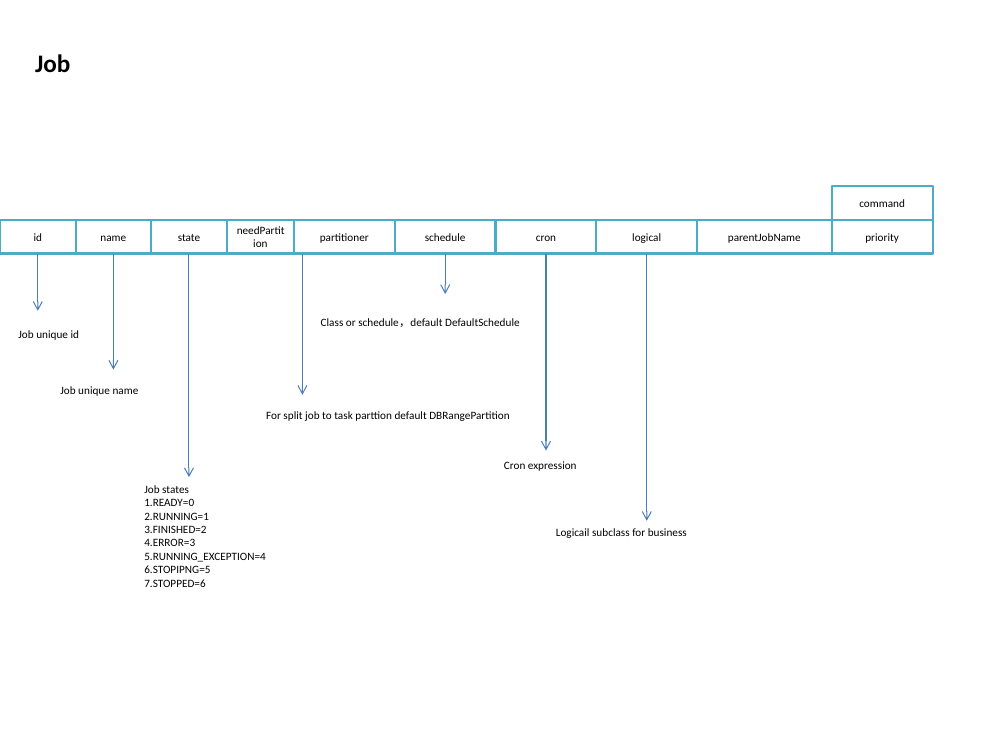
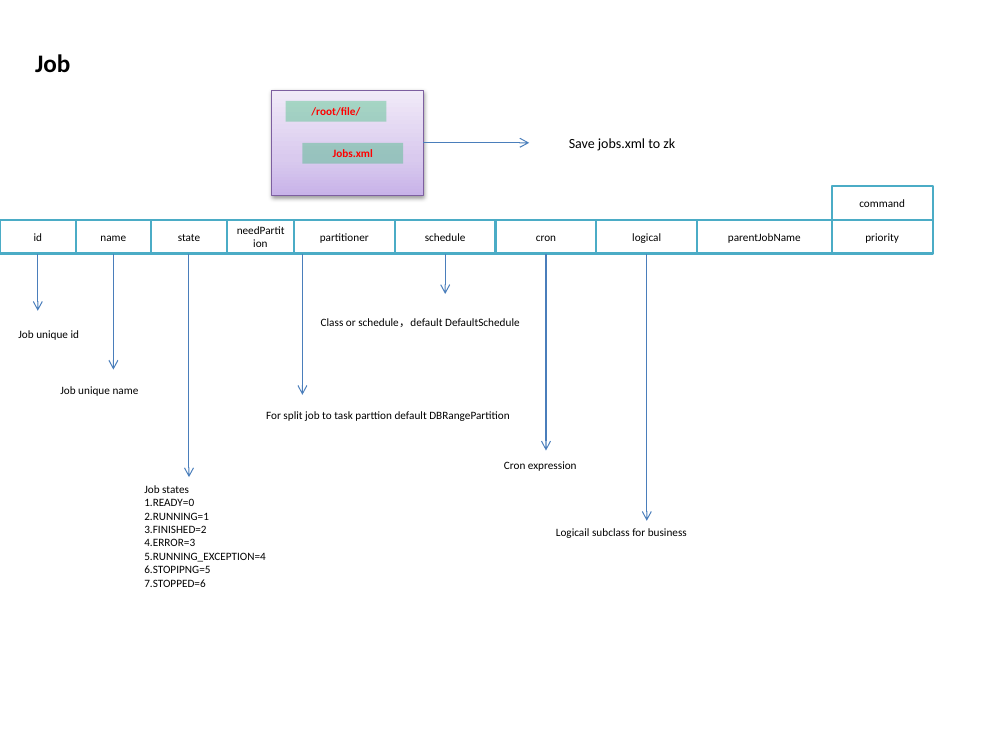
Before and after one commit to richardy2012/cloud, a slide deck: slide 4 of doc/ppt/distribute schedule task architect.pptx. Drawn at 1008x756 pixels with LibreOffice and Linux fonts; fonts in the diff are those of the drawing. Boxes give left, top, right and bottom in pixels: in the first picture for what was removed or moved away, otherwise in the second. Text is boxed around its words. In the diff, an @@ line names an element or a change of style, - is before the commit and + after.

```diff
--- a/doc/ppt/distribute schedule task architect.pptx
+++ b/doc/ppt/distribute schedule task architect.pptx
@@ rectangle added at (x1=272, y1=90, x2=423, y2=196), fill gradient #C9B5E8 to #D8CBEE to #F0EAF9, outline #7D60A0 0.75 pt @@
@@ rectangle added at (x1=285, y1=101, x2=386, y2=122), fill #00B050 at 30% opacity, 8 pt, text #FF0000, bold @@
+/root/file/
@@ rectangle added at (x1=302, y1=143, x2=403, y2=164), fill #00B050 at 30% opacity, 8 pt, text #FF0000, bold @@
+Jobs.xml
@@ arrow added from (423, 143) to (529, 143), #4B7EBC 0.75 pt @@
@@ text added at (x1=569, y1=138, x2=675, y2=151), 10 pt, text #000000 @@
+Save jobs.xml to zk
```
Also in this commit, not shown: 2 other slides changed, 2 slides added, 7 other files.
